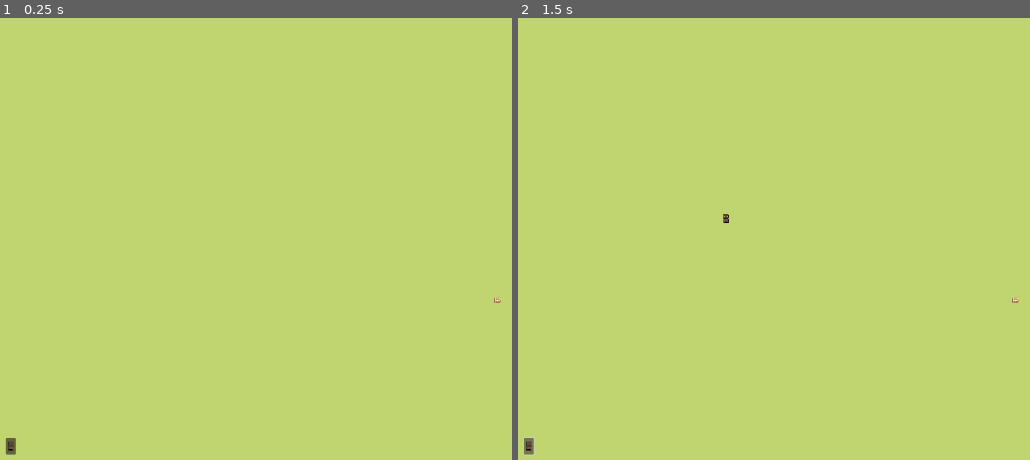
Above: before the commit, frames 1-2 (left to right).
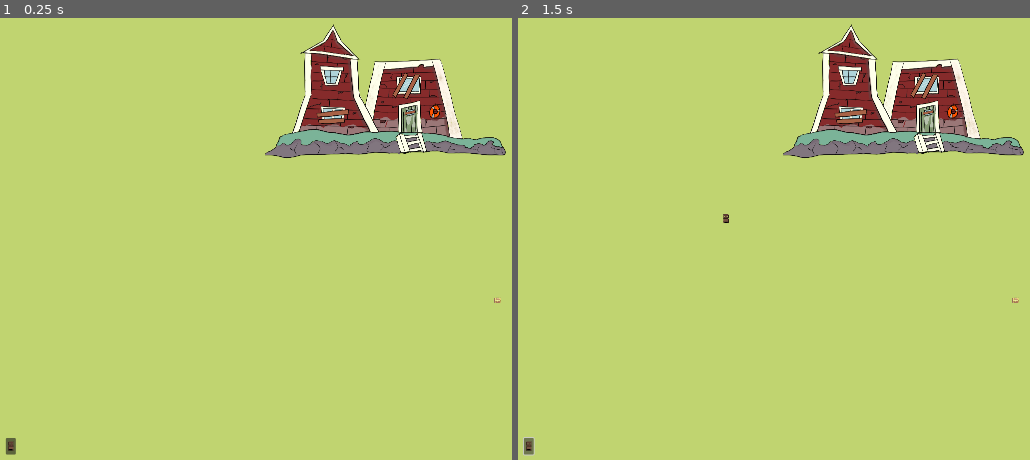
Above: after the commit, the same moments.

Repository: doubledawdle/ProjectLastLight
Game: Godot game, scene res://main.tscn
Same seed, same stepped clock (60 frames per second), same inputs: the game is played once before the commit and once after it.
Inputs (mouse positions are in pixels of both pictures, inside the frame that each line leads up to):
- Up to frame 1 (0.25 s): no input
- Up to frame 2 (1.5 s): click (528, 446) at 0.5 s; click (528, 446) at 1.25 s

The runs differ from the first frame. In frame 1, 7.1% of the frame differs, in the area x 51-99%, y 1-32%; in frame 2, 7.1%.

Commit message:
Style: Add Lighthouse Base

Diff:
--- a/main.tscn
+++ b/main.tscn
@@ -1,9 +1,10 @@
-[gd_scene load_steps=7 format=4 uid="uid://cy8oxmco1gp61"]
+[gd_scene load_steps=8 format=4 uid="uid://cy8oxmco1gp61"]
 
 [ext_resource type="Texture2D" uid="uid://fc6myhc7c8bj" path="res://Tilesets/Grass.png" id="1_xumu1"]
 [ext_resource type="PackedScene" uid="uid://diwqd6tutq3r4" path="res://player.tscn" id="2_81exq"]
 [ext_resource type="PackedScene" uid="uid://c5kgcri1r6c3u" path="res://chest.tscn" id="2_r8dda"]
 [ext_resource type="PackedScene" uid="uid://e7562cjsv7yq" path="res://main_ui.tscn" id="3_00poq"]
+[ext_resource type="Texture2D" uid="uid://bhvoeyxv0luci" path="res://lighthouse_base_1.png" id="5_e8hg5"]
 
 [sub_resource type="TileSetAtlasSource" id="TileSetAtlasSource_jcl1p"]
 texture = ExtResource("1_xumu1")
@@ -95,3 +96,9 @@
 
 [node name="chest" parent="." instance=ExtResource("2_r8dda")]
 position = Vector2(1196, 695)
+
+[node name="LighthouseBase" type="Sprite2D" parent="."]
+texture_filter = 2
+position = Vector2(930, 137)
+scale = Vector2(0.36817, 0.36817)
+texture = ExtResource("5_e8hg5")
Binary file added: lighthouse_base_1.png
Not shown, added: lighthouse_base_1.png.import
